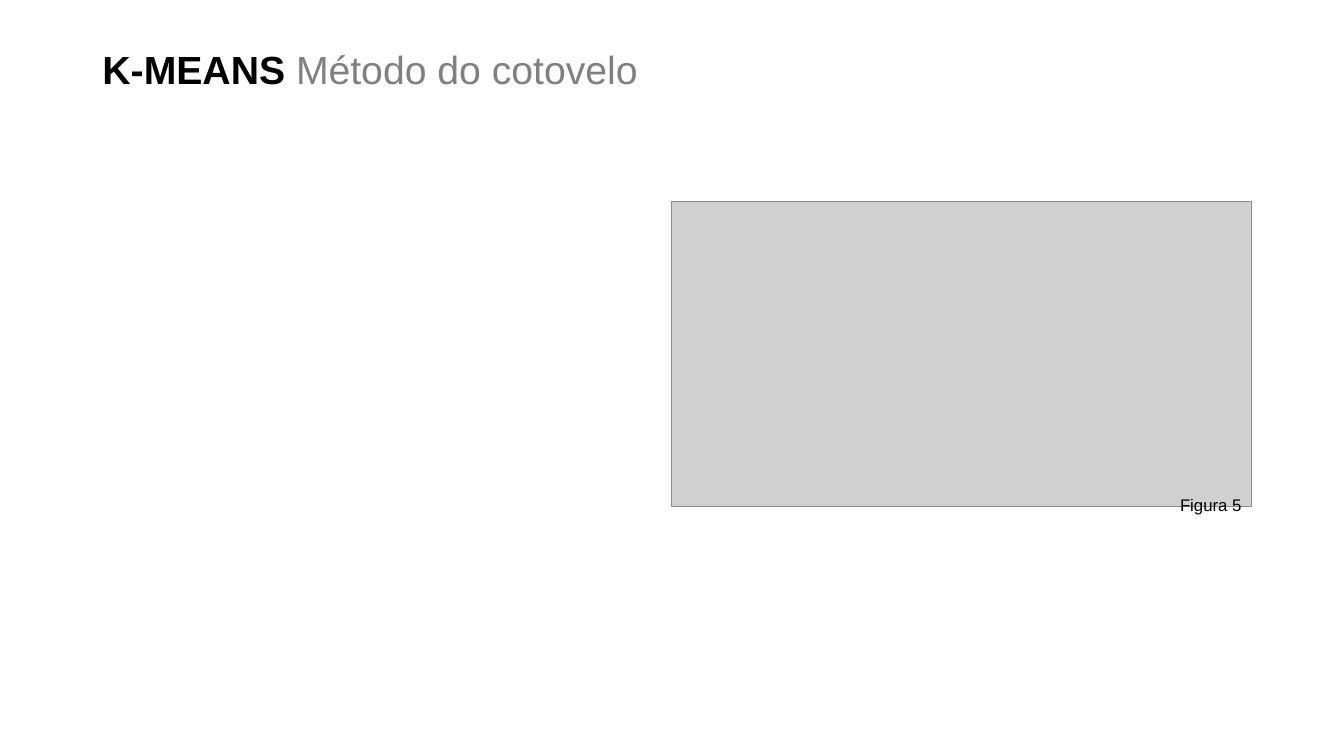
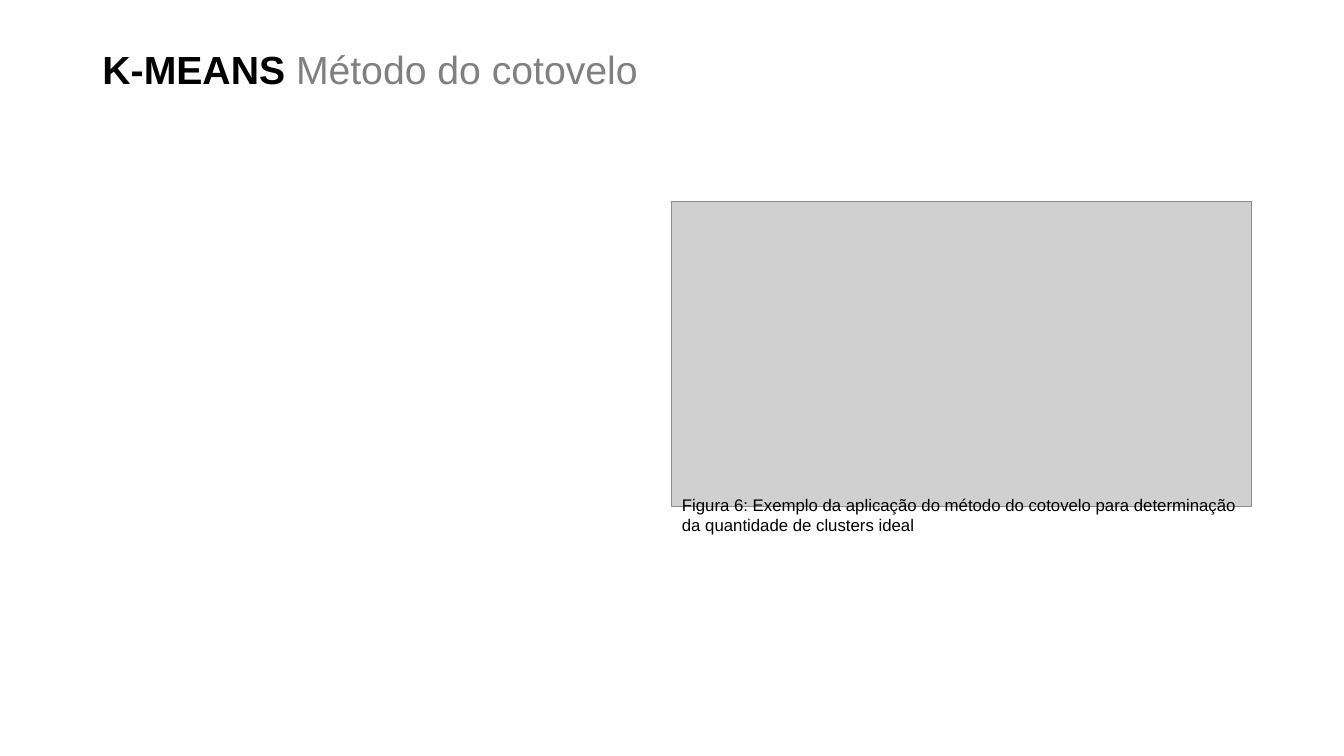
Before and after one commit to rodolfo-viana/mba_esalq, a slide deck: slide 8 of prd/tcc_apresentacao.pptx. Drawn at 1344x756 pixels with LibreOffice and Linux fonts; fonts in the diff are those of the drawing; grey boxes stand for pictures; background and template pictures are left out. Boxes give left, top, right and bottom in pixels: in the first picture for what was removed or moved away, otherwise in the second. Text is boxed around its words. In the diff, an @@ line names an element or a change of style, - is before the commit and + after.

```diff
--- a/prd/tcc_apresentacao.pptx
+++ b/prd/tcc_apresentacao.pptx
@@ text at [682, 498, 1236, 535]: text changed @@
-Figura 5
+Figura 6: Exemplo da aplicação do método do cotovelo para determinação da quantidade de clusters ideal
```
Also in this commit, not shown: 7 other slides changed, 1 slide added, 1 other file.
